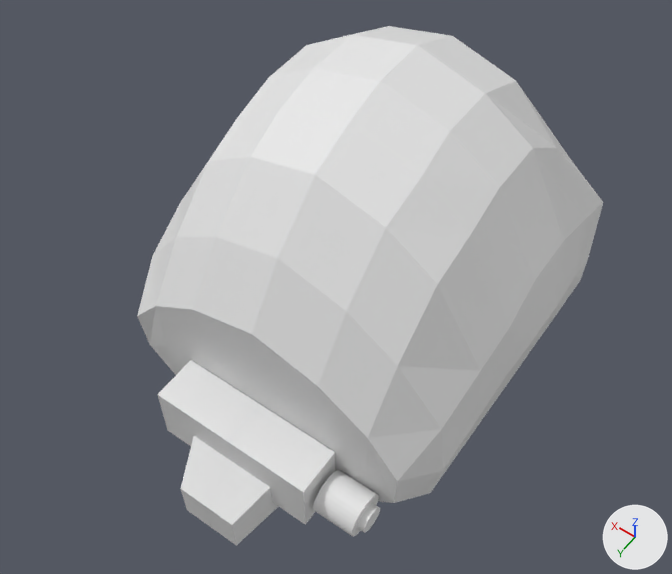
One commit to the Blender file zaku.blend: the scene before it, then after it.
One viewpoint serves both versions: a 50 mm camera at (-0.261, 0.364, 3.125) aimed at (0.007, -0.012, 2.534). The axes (+X, +Y, +Z) are drawn at lower right. The lights are the same throughout.

The first picture shows 'Head', 'Mouse', '円柱'.
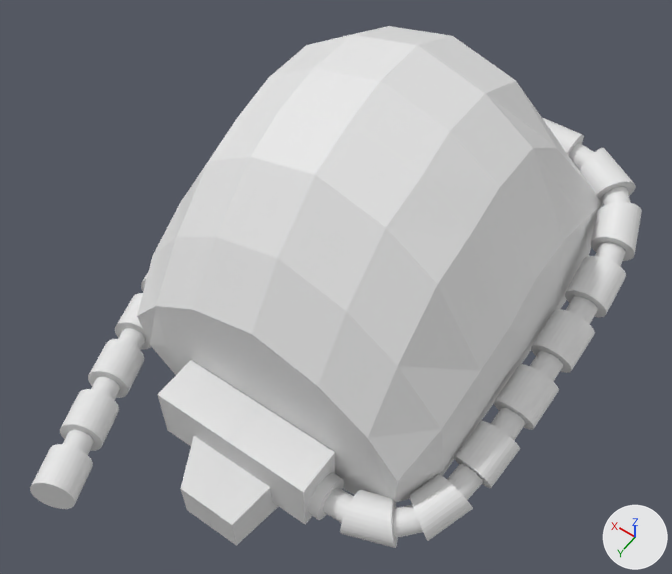
ob_nurbsパス is not drawn itself; it is used by a modifier of ob_mousehorse.
ob_nurbsパス_001 is not drawn itself; it is used by a modifier of ob_mousehorse_001.

What changed in the scene script:
```text
Add me_円柱_001:
    me_円柱_001.from_pydata(...)  # 128 vertices, 98 faces; spans x -2.267..-1.28, y 2.673..3.66, z -2.574..-1.084
Add me_円柱_1:
    me_円柱_1.from_pydata(...)  # 128 vertices, 98 faces; spans x -2.267..-1.28, y 2.673..3.66, z -8.364..-6.874
Add cu_nurbsパス_002:
    cu_nurbsパス_002 = bpy.data.curves.new('NURBSパス.002', 'CURVE')
    cu_nurbsパス_002.dimensions = '3D'
    _sp = cu_nurbsパス_002.splines.new('NURBS'); _sp.points.add(4)
    _sp.points.foreach_set('co', [3.708, 0.609, 0.277, 1.0, 4.846, -1.937, 0.0, 1.0, 5.731, -4.979, 0.0, 1.0, 3.324, -7.578, 0.0, 1.0, 1.426, -8.809, 0.0, 1.0])
    _sp.order_u = 5
    _sp.order_v = 0
    _sp.use_endpoint_u = True
    cu_nurbsパス_002.use_path = True
    cu_nurbsパス_002.fill_mode = 'FULL'
Add cu_nurbsパス_001:
    cu_nurbsパス_001 = bpy.data.curves.new('NURBSパス.001', 'CURVE')
    cu_nurbsパス_001.dimensions = '3D'
    _sp = cu_nurbsパス_001.splines.new('NURBS'); _sp.points.add(4)
    _sp.points.foreach_set('co', [1.802, -2.348, 0.679, 1.0, -0.00867, -2.645, 0.669, 1.0, 1.823, -0.781, 0.306, 1.0, -0.0461, 0.3, -0.173, 1.0, 2.134, -0.0688, -0.0201, 1.0])
    _sp.order_u = 5
    _sp.order_v = 0
    _sp.use_endpoint_u = True
    cu_nurbsパス_001.use_path = True
    cu_nurbsパス_001.fill_mode = 'FULL'
Remove ob_円柱:
    ob_円柱 = bpy.data.objects.new('円柱', me_円柱)
    ob_円柱.location = (0.0006, 0.0, 2.4133)
    ob_円柱.rotation_euler = (0.0, 1.571, 0.0)  # degrees (0, 90, 0)
    ob_円柱.scale = (0.0358, 0.0358, 0.0358)
Add ob_nurbsパス_001:
    ob_nurbsパス_001 = bpy.data.objects.new('NURBSパス.001', cu_nurbsパス_002)
    ob_nurbsパス_001.location = (-0.537, 0.171, 2.431)
    ob_nurbsパス_001.scale = (0.166, 0.166, 0.166)
Add ob_mousehorse_001:
    ob_mousehorse_001 = bpy.data.objects.new('MouseHorse.001', me_円柱_001)
    ob_mousehorse_001.location = (0.0, 0.0562, 2.4957)
    ob_mousehorse_001.rotation_euler = (0.0, -1.571, 0.0)  # degrees (0, -90, 0)
    ob_mousehorse_001.scale = (0.0358, 0.0358, 0.0358)
    _m = ob_mousehorse_001.modifiers.new('配列', 'ARRAY')
    _m.count = 11
    _m.use_constant_offset = True
    _m.constant_offset_displace = (0.0, 0.0, 1.5)
    _m.use_relative_offset = False
    _m.use_merge_vertices = True
    _m = ob_mousehorse_001.modifiers.new('カーブ', 'CURVE')
    _m.object = ob_nurbsパス_001
Add ob_nurbsパス:
    ob_nurbsパス = bpy.data.objects.new('NURBSパス', cu_nurbsパス_001)
    ob_nurbsパス.location = (-0.297, 0.117, 2.472)
    ob_nurbsパス.scale = (0.143, 0.143, 0.143)
Add ob_mousehorse:
    ob_mousehorse = bpy.data.objects.new('MouseHorse', me_円柱_1)
    ob_mousehorse.location = (0.0006, 0.0, 2.4133)
    ob_mousehorse.rotation_euler = (0.0, 1.571, 0.0)  # degrees (0, 90, 0)
    ob_mousehorse.scale = (0.0358, 0.0358, 0.0358)
    _m = ob_mousehorse.modifiers.new('配列', 'ARRAY')
    _m.count = 11
    _m.use_constant_offset = True
    _m.constant_offset_displace = (0.0, 0.0, 1.5)
    _m.use_relative_offset = False
    _m.use_merge_vertices = True
    _m = ob_mousehorse.modifiers.new('カーブ', 'CURVE')
    _m.object = ob_nurbsパス
```

Where the change shows, as pixel boxes [x1, y1, x2, y2] in the pictures (672 x 574 px):
'MouseHorse', added: after [307, 118, 642, 548]
'MouseHorse.001', added: after [30, 271, 151, 509]
'円柱', deleted: before [313, 470, 380, 537]
